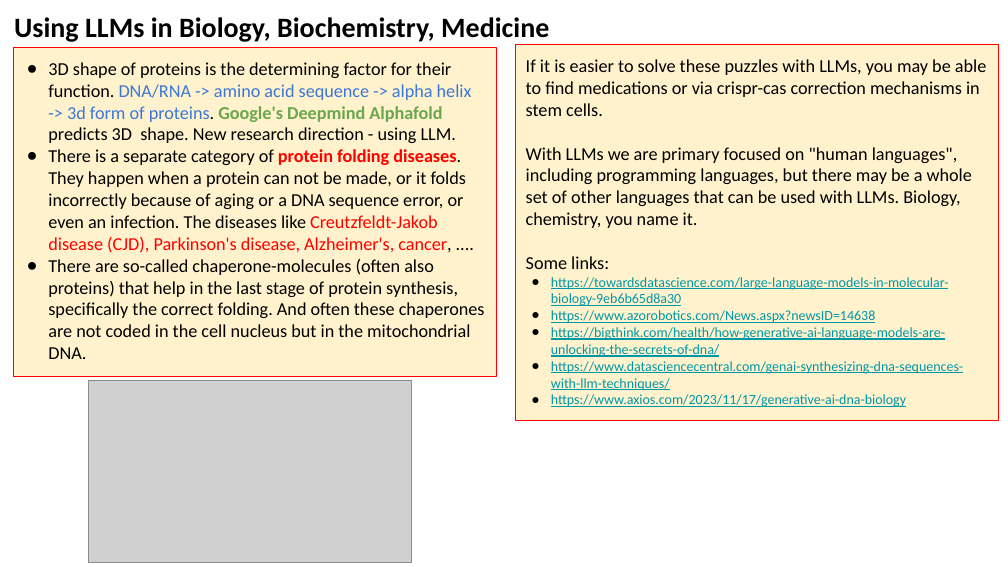
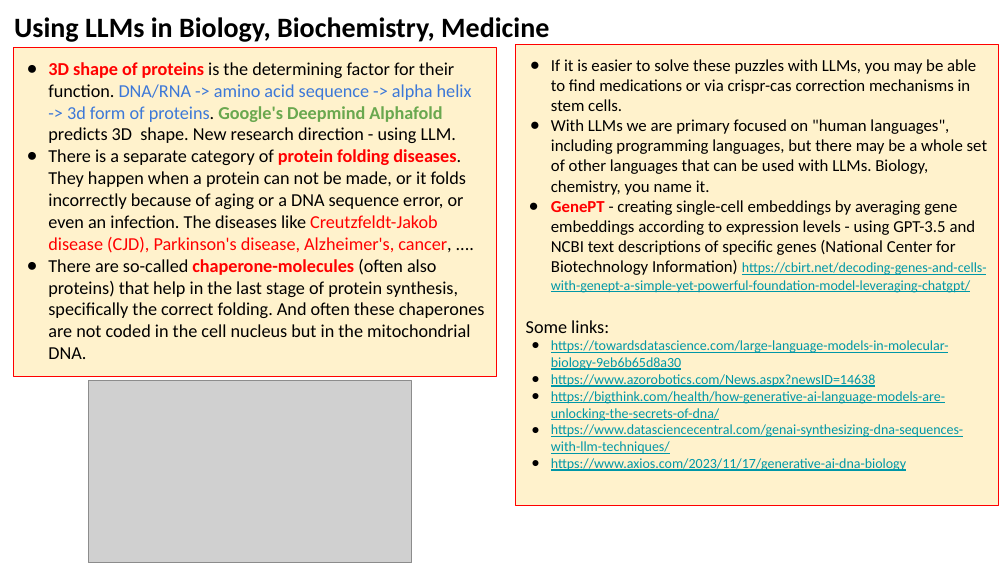
Before and after one commit to lselector/seminar, a slide deck: slide 14 of 2024/2024-03-15-AI-Updates.pptx (slide 8 before the commit). Drawn at 1008x567 pixels with LibreOffice and Linux fonts; fonts in the diff are those of the drawing; grey boxes stand for pictures. Boxes give left, top, right and bottom in pixels: in the first picture for what was removed or moved away, otherwise in the second. Text is boxed around its words. In the diff, an @@ line names an element or a change of style, - is before the commit and + after.

```diff
--- a/2024/2024-03-15-AI-Updates.pptx
+++ b/2024/2024-03-15-AI-Updates.pptx
@@ rectangle "If it is easier to ...": place and size @@
-rectangle "If it is easier to ..." at (516,44,999,421)
+rectangle "If it is easier to ..." at (516,44,999,506)
@@ text in rectangle at (551,59,987,195): size 13 to 12 pt in "If it is easier to solve these ...", "With LLMs we are primary focused on ..."; bullet none to ● @@
@@ text in rectangle at (48,62,485,359): text colour #000000 to #FF0000, bold on in "3D shape of proteins", "chaperone-molecules" @@
@@ text in rectangle at (551,200,987,293): paragraph added @@
+● GenePT - creating single-cell embeddings by averaging gene embeddings according to expression levels - using GPT-3.5 and NCBI text descriptions of specific genes (National Center for Biotechnology Information) https://cbirt.net/decoding-genes-and-cells-with-genept-a-simple-yet-powerful-foundation-model-leveraging-chatgpt/
```
Also in this commit, not shown: 8 other slides changed, 9 slides added, 1 slide removed.
